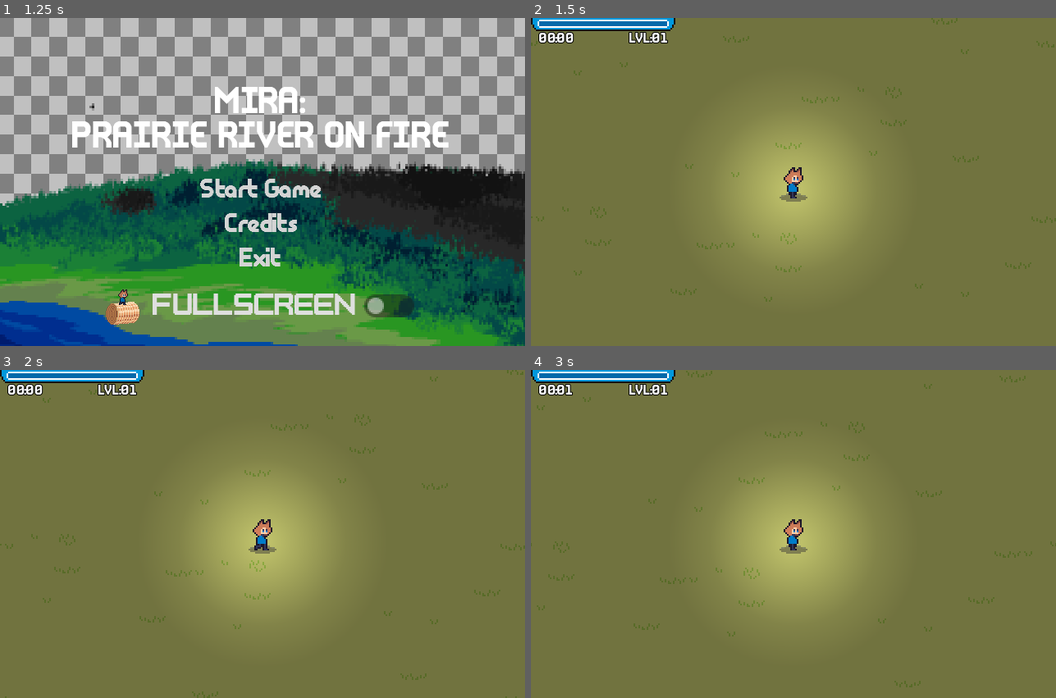
Above: before the commit, frames 1-4 (two rows, left to right).
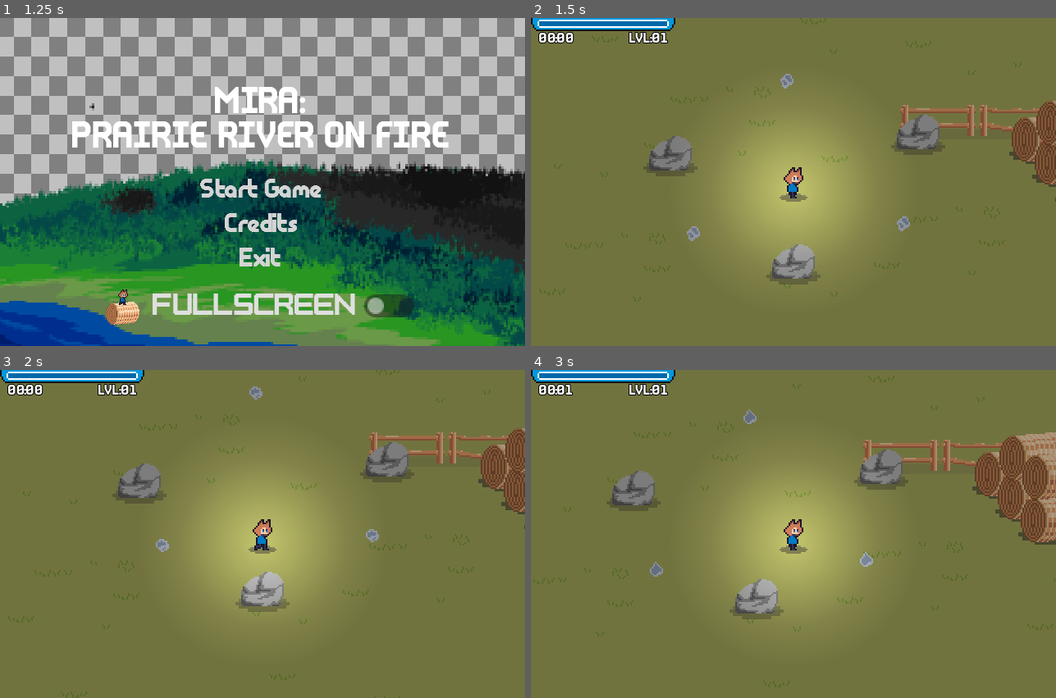
Above: after the commit, the same moments.

Repository: ColtonPhillips/its-spreading
Game: Godot game, scene res://scenes/gui/main_menu/main_menu.tscn
Two runs of this game, one before a commit and one after it. Both use one fixed random seed, a clock stepped at 60 frames per second and the inputs below. Sound files missing from this copy of the repository are replaced by a short silence.
Inputs:
- Up to frame 1 (1.25 s): hold D (move_right) from 0.53 s (still down)
- Up to frame 2 (1.5 s): tap Enter at 1.25 s; release D (move_right) at 1.28 s; hold S (move_down) from 1.28 s (still down)
- Up to frame 3 (2 s): keep holding S (move_down)
- Up to frame 4 (3 s): release S (move_down) at 2.03 s; hold D (move_right) 2.03-2.78 s; hold W (move_up) from 2.78 s (still down)

Frame 1 is identical in both runs. In frame 2, 6.2% of the frame differs, in the area x 0-100%, y 0-87%; in frame 3, 6.2%; in frame 4, 8.5%, in the area x 0-100%, y 0-97%.

Commit message:
keyframe pickup object

Diff:
--- a/scenes/gameplay/loot/pickup.tscn
+++ b/scenes/gameplay/loot/pickup.tscn
@@ -1,8 +1,11 @@
-[gd_scene load_steps=14 format=3 uid="uid://cjafynpl3f6fd"]
+[gd_scene load_steps=17 format=3 uid="uid://cjafynpl3f6fd"]
 
 [ext_resource type="Texture2D" uid="uid://35khk818c4kx" path="res://res/art/gameplay/pickups/smoke_pickup.png" id="1_eykr0"]
 [ext_resource type="Script" path="res://scenes/gameplay/loot/pickup.gd" id="1_n707f"]
 [ext_resource type="Script" path="res://scenes/components/movement/move_position_component.gd" id="3_cmepo"]
+
+[sub_resource type="CircleShape2D" id="CircleShape2D_4nejt"]
+radius = 5.0
 
 [sub_resource type="AtlasTexture" id="AtlasTexture_5ivh7"]
 atlas = ExtResource("1_eykr0")
@@ -68,18 +71,48 @@
 "speed": 9.0
 }]
 
-[sub_resource type="CircleShape2D" id="CircleShape2D_4nejt"]
-radius = 5.0
+[sub_resource type="Animation" id="Animation_snfo5"]
+resource_name = "wave"
+length = 1.6
+loop_mode = 1
+step = 0.05
+tracks/0/type = "bezier"
+tracks/0/imported = false
+tracks/0/enabled = true
+tracks/0/path = NodePath("PickupArea:position:y")
+tracks/0/interp = 1
+tracks/0/loop_wrap = true
+tracks/0/keys = {
+"handle_modes": PackedInt32Array(0, 0, 0, 0),
+"points": PackedFloat32Array(1, -0.25, 0, 0.25, 0, -1, -0.25, 0, 0.25, 0, -12, -0.25, 0, 0.25, 0, -1, -0.25, 0, 0.25, 0),
+"times": PackedFloat32Array(-0.15, 0, 0.75, 1.6)
+}
+
+[sub_resource type="Animation" id="Animation_mpllm"]
+length = 0.001
+tracks/0/type = "bezier"
+tracks/0/imported = false
+tracks/0/enabled = true
+tracks/0/path = NodePath("PickupArea:position:y")
+tracks/0/interp = 1
+tracks/0/loop_wrap = true
+tracks/0/keys = {
+"handle_modes": PackedInt32Array(0),
+"points": PackedFloat32Array(-1, -0.25, 0, 0.25, 0),
+"times": PackedFloat32Array(0)
+}
+
+[sub_resource type="AnimationLibrary" id="AnimationLibrary_cxv1x"]
+_data = {
+"RESET": SubResource("Animation_mpllm"),
+"wave": SubResource("Animation_snfo5")
+}
 
 [node name="Pickup" type="Node2D"]
 script = ExtResource("1_n707f")
 
-[node name="AnimatedSprite2D" type="AnimatedSprite2D" parent="."]
-sprite_frames = SubResource("SpriteFrames_lgbf2")
-autoplay = "default"
-frame_progress = 0.0837315
-
 [node name="PickupArea" type="Area2D" parent="." groups=["pickup"]]
+position = Vector2(0, -1)
 collision_layer = 16
 collision_mask = 0
 
@@ -87,6 +120,20 @@
 position = Vector2(-1, 0)
 shape = SubResource("CircleShape2D_4nejt")
 
+[node name="AnimatedSprite2D" type="AnimatedSprite2D" parent="PickupArea"]
+sprite_frames = SubResource("SpriteFrames_lgbf2")
+autoplay = "default"
+frame_progress = 0.0837315
+
+[node name="AnimationPlayer" type="AnimationPlayer" parent="PickupArea"]
+root_node = NodePath("../..")
+libraries = {
+"": SubResource("AnimationLibrary_cxv1x")
+}
+autoplay = "wave"
+
 [node name="MoveComponent" type="Node" parent="." node_paths=PackedStringArray("actor")]
 script = ExtResource("3_cmepo")
 actor = NodePath("..")
+
+[node name="Area2D" type="Area2D" parent="."]
--- a/scenes/gameplay/obstacles/blocks/bale_block.tscn
+++ b/scenes/gameplay/obstacles/blocks/bale_block.tscn
@@ -16,6 +16,7 @@
 region_rect = Rect2(0, 15.3248, 17.2166, 16.6752)
 
 [node name="Shadow" type="Sprite2D" parent="Sprite2D" index="0"]
+self_modulate = Color(1, 1, 1, 0.439216)
 z_index = -1
 position = Vector2(1, -12)
 scale = Vector2(2.5, 2.5)
--- a/scenes/gameplay/obstacles/blocks/fence_block.tscn
+++ b/scenes/gameplay/obstacles/blocks/fence_block.tscn
@@ -1,7 +1,8 @@
-[gd_scene load_steps=4 format=3 uid="uid://hvii8sqsbf4n"]
+[gd_scene load_steps=5 format=3 uid="uid://hvii8sqsbf4n"]
 
 [ext_resource type="PackedScene" uid="uid://kcswp7pahkxl" path="res://scenes/gameplay/obstacles/block.tscn" id="1_wa1ni"]
 [ext_resource type="Texture2D" uid="uid://0wykwgpj5tie" path="res://res/art/gameplay/environment/fence.png" id="2_ut5ch"]
+[ext_resource type="Texture2D" uid="uid://d07g3qtks3hl2" path="res://res/art/gameplay/shadow.png" id="3_cgybf"]
 
 [sub_resource type="CapsuleShape2D" id="CapsuleShape2D_w4a1i"]
 radius = 2.0
@@ -13,6 +14,13 @@
 [node name="Sprite2D" parent="." index="0"]
 texture = ExtResource("2_ut5ch")
 
+[node name="Shadow" type="Sprite2D" parent="Sprite2D" index="0"]
+self_modulate = Color(1, 1, 1, 0.0941176)
+z_index = -1
+position = Vector2(4, 6)
+scale = Vector2(5.775, 1.34)
+texture = ExtResource("3_cgybf")
+
 [node name="CollisionShape2D" parent="." index="1"]
 position = Vector2(1, 16)
 rotation = 1.5708
--- a/scenes/gameplay/obstacles/blocks/rock_block.tscn
+++ b/scenes/gameplay/obstacles/blocks/rock_block.tscn
@@ -1,28 +1,28 @@
 [gd_scene load_steps=5 format=3 uid="uid://ir75jd4mwilt"]
 
 [ext_resource type="PackedScene" uid="uid://kcswp7pahkxl" path="res://scenes/gameplay/obstacles/block.tscn" id="1_nc0cd"]
-[ext_resource type="Texture2D" uid="uid://uga1vtov1byt" path="res://res/art/gameplay/environment/misc.png" id="2_iprcv"]
+[ext_resource type="Texture2D" uid="uid://c64u6vrebutrn" path="res://res/art/gameplay/environment/rock.png" id="2_pmhuc"]
 [ext_resource type="Texture2D" uid="uid://d07g3qtks3hl2" path="res://res/art/gameplay/shadow.png" id="3_gi6u7"]
 
 [sub_resource type="CapsuleShape2D" id="CapsuleShape2D_ghy3b"]
-radius = 4.5
-height = 14.5
+radius = 6.0
+height = 26.0
 
 [node name="BlockRiock" instance=ExtResource("1_nc0cd")]
-scale = Vector2(4, 4)
+position = Vector2(0, -4)
 
 [node name="Sprite2D" parent="." index="0"]
-texture = ExtResource("2_iprcv")
-region_enabled = true
+texture = ExtResource("2_pmhuc")
 region_rect = Rect2(15.7265, 1.24125, 14.5941, 14.8644)
 
 [node name="Shadow" type="Sprite2D" parent="Sprite2D" index="0"]
+self_modulate = Color(1, 1, 1, 0.258824)
 z_index = -1
-position = Vector2(0.25, -7.5)
-scale = Vector2(0.859375, 1)
+position = Vector2(2, -10)
+scale = Vector2(1.96, 1.96)
 texture = ExtResource("3_gi6u7")
 
 [node name="CollisionShape2D" parent="." index="1"]
-position = Vector2(-0.5, 1.5)
+position = Vector2(1, 8)
 rotation = 1.5708
 shape = SubResource("CapsuleShape2D_ghy3b")
--- /dev/null
+++ b/scenes/gameplay/staring_chamber.tscn
@@ -0,0 +1,60 @@
+[gd_scene load_steps=5 format=3 uid="uid://da3vbyp7pptx5"]
+
+[ext_resource type="PackedScene" uid="uid://hvii8sqsbf4n" path="res://scenes/gameplay/obstacles/blocks/fence_block.tscn" id="1_r4mee"]
+[ext_resource type="PackedScene" uid="uid://ir75jd4mwilt" path="res://scenes/gameplay/obstacles/blocks/rock_block.tscn" id="2_bm2xq"]
+[ext_resource type="PackedScene" uid="uid://cjafynpl3f6fd" path="res://scenes/gameplay/loot/pickup.tscn" id="3_ro6vq"]
+[ext_resource type="PackedScene" uid="uid://bk8yby3ot6nju" path="res://scenes/gameplay/obstacles/blocks/bale_block.tscn" id="4_ka5ni"]
+
+[node name="StartingChamber" type="Node2D"]
+y_sort_enabled = true
+position = Vector2(2, 2)
+
+[node name="fence_block" parent="." instance=ExtResource("1_r4mee")]
+y_sort_enabled = true
+position = Vector2(111, -38)
+
+[node name="BlockRiock" parent="." instance=ExtResource("2_bm2xq")]
+y_sort_enabled = true
+position = Vector2(-77, -9)
+
+[node name="BlockRiock2" parent="." instance=ExtResource("2_bm2xq")]
+y_sort_enabled = true
+position = Vector2(74, -22)
+
+[node name="BlockRiock3" parent="." instance=ExtResource("2_bm2xq")]
+y_sort_enabled = true
+position = Vector2(-2, 57)
+
+[node name="Pickup" parent="." instance=ExtResource("3_ro6vq")]
+y_sort_enabled = true
+position = Vector2(-61, 48)
+
+[node name="Pickup2" parent="." instance=ExtResource("3_ro6vq")]
+y_sort_enabled = true
+position = Vector2(-4, -45)
+
+[node name="Pickup3" parent="." instance=ExtResource("3_ro6vq")]
+y_sort_enabled = true
+position = Vector2(67, 42)
+
+[node name="BaleBlock" parent="." instance=ExtResource("4_ka5ni")]
+y_sort_enabled = true
+position = Vector2(152, -22)
+
+[node name="BaleBlock2" parent="." instance=ExtResource("4_ka5ni")]
+y_sort_enabled = true
+position = Vector2(166, -8)
+
+[node name="BaleBlock3" parent="." instance=ExtResource("4_ka5ni")]
+y_sort_enabled = true
+position = Vector2(180, 6)
+
+[node name="BaleBlock4" parent="." instance=ExtResource("4_ka5ni")]
+z_index = 1
+y_sort_enabled = true
+position = Vector2(181, -20)
+
+[node name="BaleBlock5" parent="." instance=ExtResource("4_ka5ni")]
+z_index = 1
+y_sort_enabled = true
+position = Vector2(167, -32)
--- a/scenes/gameplay/testing_chamber.tscn
+++ b/scenes/gameplay/testing_chamber.tscn
@@ -75,3 +75,12 @@
 
 [node name="fence_block5" parent="." instance=ExtResource("4_alukt")]
 position = Vector2(130, 281)
+
+[node name="BlockRiock3" parent="." instance=ExtResource("3_3diva")]
+position = Vector2(-371, -695)
+
+[node name="BlockRiock4" parent="." instance=ExtResource("3_3diva")]
+position = Vector2(-830, -365)
+
+[node name="BlockRiock5" parent="." instance=ExtResource("3_3diva")]
+position = Vector2(486, -541)
--- a/scenes/player/player.tscn
+++ b/scenes/player/player.tscn
@@ -75,7 +75,7 @@
 }]
 
 [sub_resource type="CircleShape2D" id="CircleShape2D_wqknu"]
-radius = 16.0
+radius = 13.0
 
 [sub_resource type="CapsuleShape2D" id="CapsuleShape2D_1prqd"]
 radius = 0.724638
@@ -176,12 +176,11 @@
 autostart = true
 
 [node name="PickupRange" type="Area2D" parent="."]
+position = Vector2(0, -7)
 collision_layer = 0
 collision_mask = 16
 
 [node name="CollisionShape2D" type="CollisionShape2D" parent="PickupRange"]
-visible = false
-position = Vector2(0, -1)
 shape = SubResource("CircleShape2D_wqknu")
 debug_color = Color(0, 0.6, 0.701961, 0.101961)
 
--- a/scenes/world.tscn
+++ b/scenes/world.tscn
@@ -9,6 +9,7 @@
 [ext_resource type="PackedScene" uid="uid://boxf2pg7c1da4" path="res://scenes/gameplay/testing_chamber.tscn" id="7_3lalr"]
 [ext_resource type="PackedScene" uid="uid://ow0h34umieqd" path="res://scenes/gui/gameplay/gui_gameplay.tscn" id="9_e0dv3"]
 [ext_resource type="AudioStream" uid="uid://b2rln4mnh1h5c" path="res://res/sound/music/DarkTheme.mp3" id="9_prxxj"]
+[ext_resource type="PackedScene" uid="uid://da3vbyp7pptx5" path="res://scenes/gameplay/staring_chamber.tscn" id="10_yvvlj"]
 
 [sub_resource type="Resource" id="Resource_3yj5a"]
 script = ExtResource("5_7m54o")
@@ -50,7 +51,7 @@
 texture_repeat = 2
 texture = ExtResource("1_m36ed")
 region_enabled = true
-region_rect = Rect2(-4000, -4000, 4000, 4000)
+region_rect = Rect2(-4000, -8000, 8000, 4000)
 metadata/_edit_lock_ = true
 
 [node name="YSortableSceneGraph" type="Node2D" parent="."]
@@ -89,11 +90,14 @@
 
 [node name="TestingChamber7" parent="YSortableSceneGraph" instance=ExtResource("7_3lalr")]
 y_sort_enabled = true
-position = Vector2(-442, 591)
+position = Vector2(-450, 418)
 
 [node name="TestingChamber8" parent="YSortableSceneGraph" instance=ExtResource("7_3lalr")]
 y_sort_enabled = true
 position = Vector2(-1646, -1041)
+
+[node name="StaringChamber" parent="YSortableSceneGraph" instance=ExtResource("10_yvvlj")]
+position = Vector2(172, 92)
 
 [node name="CanvasModulate" type="CanvasModulate" parent="YSortableSceneGraph"]
 color = Color(0.686275, 0.686275, 0.686275, 1)
Binary file removed: res/art/gameplay/environment/grass_tiles.png
Not shown, removed: res/art/gameplay/environment/grass_tiles.png.import
Not shown: 1 places in scenes/world.tscn that only renumber resources
